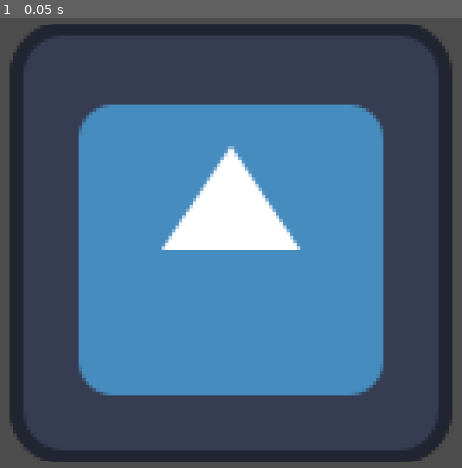
Above: before the commit, frame 1.
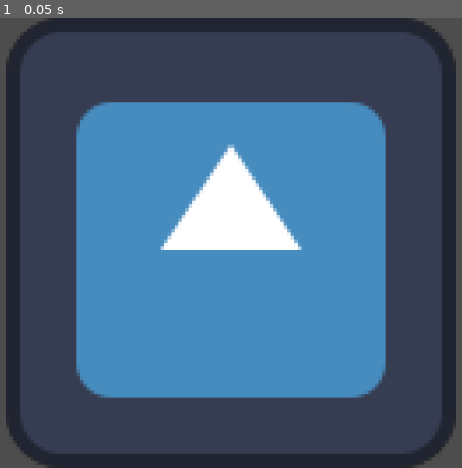
Above: after the commit, the same moment.

Repository: Jareth329/ImageViewer
Game: Godot game, scene res://scenes/main.tscn
Same seed, same stepped clock (60 frames per second), same inputs: the game is played once before the commit and once after it. The engine's default icon, where the game draws it, is replaced by a stand-in: a white triangle on a blue panel in a dark square.
Inputs:
- Up to frame 1 (0.05 s): no input

The runs differ from the first frame. In frame 1, 7.9% of the frame differs, in the area x 1-99%, y 0-100%.

Commit message:
add rotation
- add rotation input
- currently rotation relies on x axis of mouse movement only (need to add rotation speed variable and function)
- add more notes
- pan constraints match the orientation of the image which can cause strange looking results while panning and rotated while zoomed out

Diff:
--- a/scenes/main.tscn
+++ b/scenes/main.tscn
@@ -22,10 +22,10 @@
 grow_horizontal = 2
 grow_vertical = 2
 mouse_filter = 2
-theme_override_constants/margin_left = 10
-theme_override_constants/margin_top = 10
-theme_override_constants/margin_right = 10
-theme_override_constants/margin_bottom = 10
+theme_override_constants/margin_left = 0
+theme_override_constants/margin_top = 0
+theme_override_constants/margin_right = 0
+theme_override_constants/margin_bottom = 0
 
 [node name="display_image" parent="margin" instance=ExtResource("1_k2wpq")]
 layout_mode = 2
--- a/scripts/display_image.gd
+++ b/scripts/display_image.gd
@@ -15,6 +15,11 @@
 #	locking rotation/zoom/pan	(& freezing?)
 #	flipping image horizontally/vertically
 #	rotating image
+
+# will probably need to use one of
+# OS.get_cmdline_args() -> PackedStringArray
+# OS.get_cmdline_user_args() -> PackedStringArray
+# to use as proper viewer; think need release build to test though
 
 # initialization variables
 const default_image:CompressedTexture2D = preload("res://assets/icon.svg")
@@ -43,6 +48,7 @@
 
 # variables
 var panning:bool = false
+var rotating:bool = false
 
 # initialization functions
 func _ready() -> void:
@@ -56,11 +62,21 @@
 	pan_constraint_h = camera.position.y
 
 # ui functions
+# alternative method
+#func _unhandled_input(event:InputEvent) -> void:
+	#if event is InputEventKey:
+		#if not event.pressed:
+			#rotating = false
+			#return
+		#if event.keycode == KEY_SHIFT:
+			#rotating = true
+
 func _on_gui_input(event:InputEvent) -> void:
 	if event is InputEventMouseButton:
 		if not event.pressed:
 			# prevents events from firing twice
 			panning = false
+			rotating = false
 			return
 		elif event.button_index == MOUSE_BUTTON_WHEEL_UP:
 			# zooming in
@@ -73,6 +89,9 @@
 		elif event.button_index == MOUSE_BUTTON_LEFT:
 			# activate panning
 			panning = true
+		elif event.button_index == MOUSE_BUTTON_MIDDLE:
+			# activate rotation
+			rotating = true
 		elif event.button_index == MOUSE_BUTTON_RIGHT:
 			# reset camera state
 			if not lock_zoom: camera.zoom = default_zoom
@@ -81,6 +100,9 @@
 	elif event is InputEventMouseMotion and panning:
 		# pan
 		pan(event.relative)
+	elif event is InputEventMouseMotion and rotating:
+		# rotate (simple for now)
+		camera.rotation_degrees += event.relative.x
 
 func zoom_to_center(step:float) -> void:
 	var new_step:float = camera.zoom.x * step * zoom_speed
